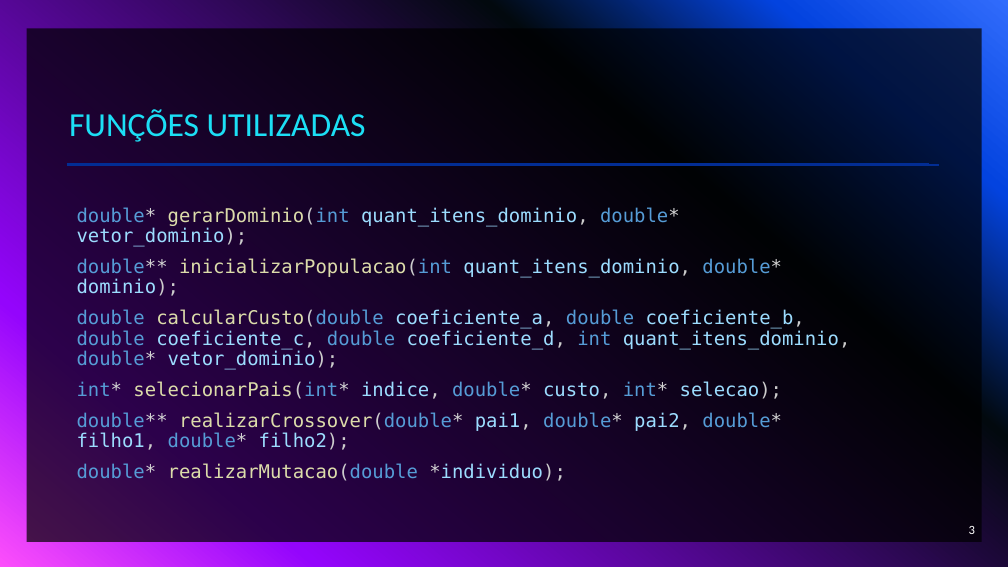
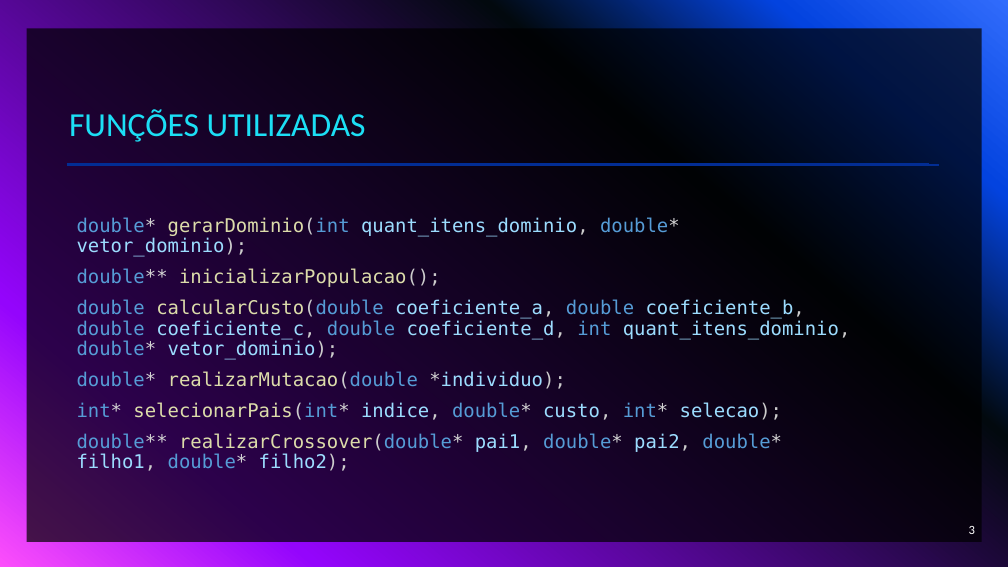
Before and after one commit to dayana-freitas/algoritmogenetico, a slide deck: slide 3 of Projeto Final Algoritmo Genético.pptx. Drawn at 1008x567 pixels with LibreOffice and Linux fonts; fonts in the diff are those of the drawing. Boxes give left, top, right and bottom in pixels: in the first picture for what was removed or moved away, otherwise in the second. Text is boxed around its words. In the diff, an @@ line names an element or a change of style, - is before the commit and + after.

```diff
--- a/Projeto Final Algoritmo Genético.pptx
+++ b/Projeto Final Algoritmo Genético.pptx
@@ text at [77,268,441,287]: text changed; text colour #9CDCFE to #DCDCAA @@
-double** inicializarPopulacao(int quant_itens_dominio, double* dominio);
+double** inicializarPopulacao();
@@ text at [77,371,566,389]: paragraph added @@
+double* realizarMutacao(double *individuo);
@@ text at [77,463,566,481]: paragraph removed @@
-double* realizarMutacao(double *individuo);
```
Also in this commit, not shown: 1 other slide changed.
